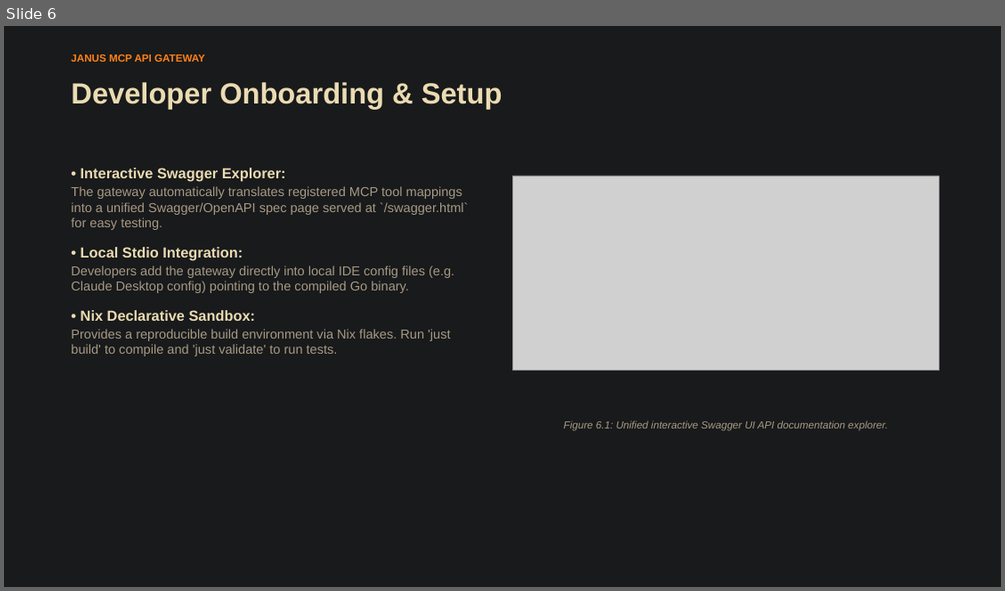
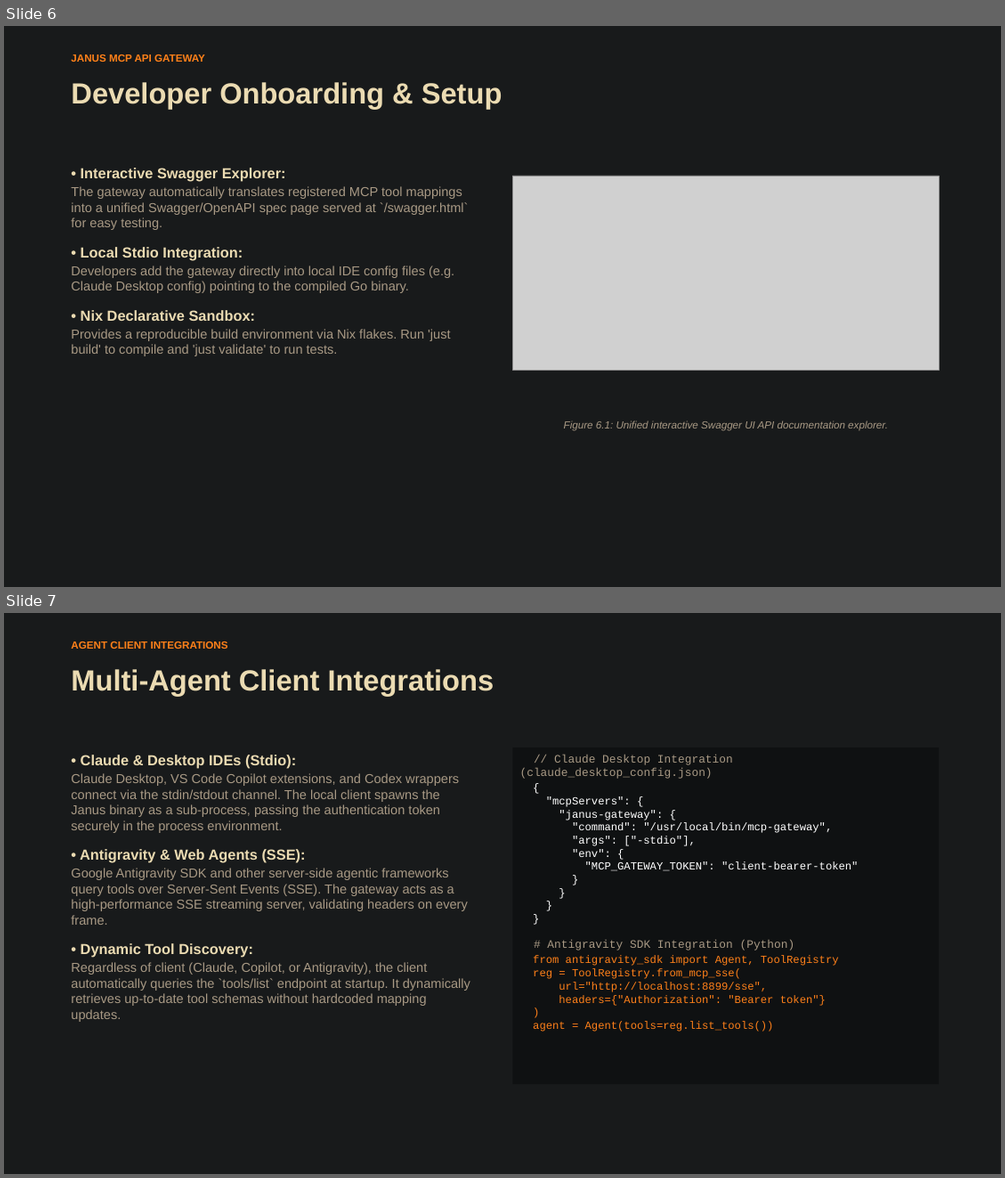
Before and after one commit to olafkfreund/janus, a slide deck: janus_showcase.pptx. Shown one above the other, each under a label of ours: slide 6 before the commit, slides 6 and 7 after it. The pictures are 1005x591 and 1005x1178 pixels, drawn with LibreOffice and Linux fonts; fonts in the diff are those of the drawing; grey boxes stand for pictures. Boxes give left, top, right and bottom in pixels: in the first picture for what was removed or moved away, otherwise in the second. Text is boxed around its words. In the diff, an @@ line names an element or a change of style, - is before the commit and + after.

Commit message:
docs: expand PPTX presentation with agent integration and security architecture slides

```diff
--- a/janus_showcase.pptx
+++ b/janus_showcase.pptx
@@ slide 7 added at (4, 613, 1001, 1174), background #181A1B @@
@@ text added at (71, 641, 228, 649), 10 pt, text #FE8019, bold @@
+AGENT CLIENT INTEGRATIONS
@@ text added at (71, 669, 494, 696), 28 pt, text #EBDBB2, bold @@
+Multi-Agent Client Integrations
@@ text added at (71, 755, 470, 1022), 12.5 pt, text #A89984 @@
+• Claude & Desktop IDEs (Stdio):
+Claude Desktop, VS Code Copilot extensions, and Codex wrappers connect via the stdin/stdout channel. The local client spawns the Janus binary as a sub-process, passing the authentication token securely in the process environment.
+• Antigravity & Web Agents (SSE):
+Google Antigravity SDK and other server-side agentic frameworks query tools over Server-Sent Events (SSE). The gateway acts as a high-performance SSE streaming server, validating headers on every frame.
+• Dynamic Tool Discovery:
+Regardless of client (Claude, Copilot, or Antigravity), the client automatically queries the `tools/list` endpoint at startup. It dynamically retrieves up-to-date tool schemas without hardcoded mapping updates.
@@ rectangle added at (512, 747, 938, 1084), fill #0F1112, 10.5 pt, text #FE8019 @@
+// Claude Desktop Integration (claude_desktop_config.json)
+{
+"mcpServers": {
+"janus-gateway": {
+"command": "/usr/local/bin/mcp-gateway",
+"args": ["-stdio"],
+"env": {
+"MCP_GATEWAY_TOKEN": "client-bearer-token"
+}
+}
+}
+}
+# Antigravity SDK Integration (Python)
+from antigravity_sdk import Agent, ToolRegistry
+reg = ToolRegistry.from_mcp_sse(
+url="http://localhost:8899/sse",
+headers={"Authorization": "Bearer token"}
+)
+agent = Agent(tools=reg.list_tools())
```
Also in this commit, not shown: 1 other slide added.
